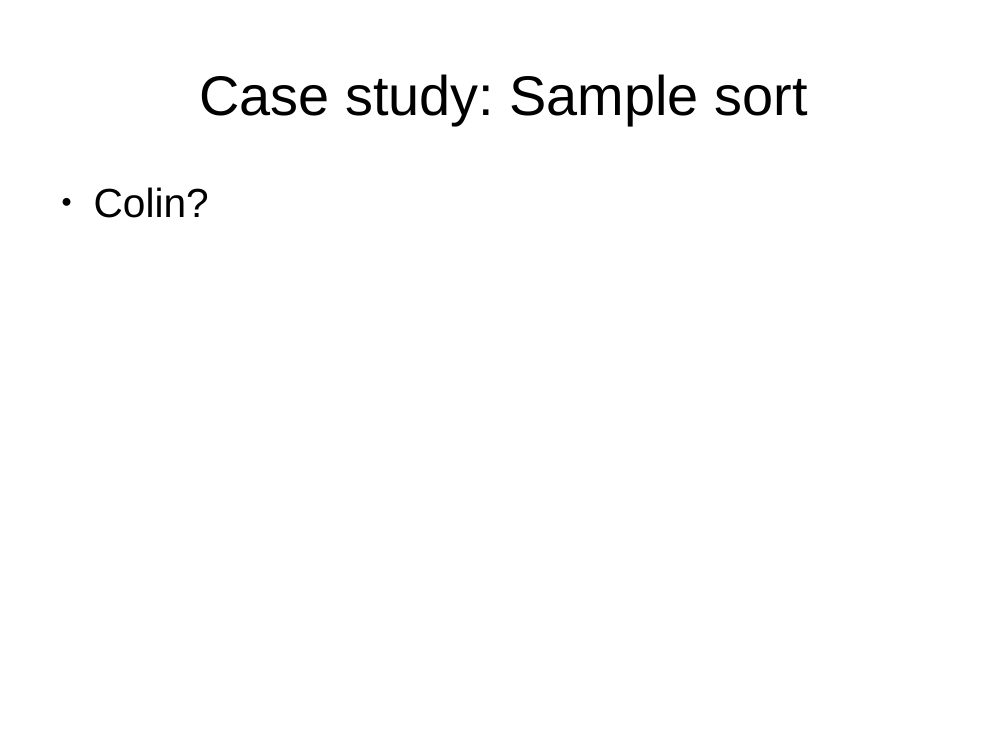
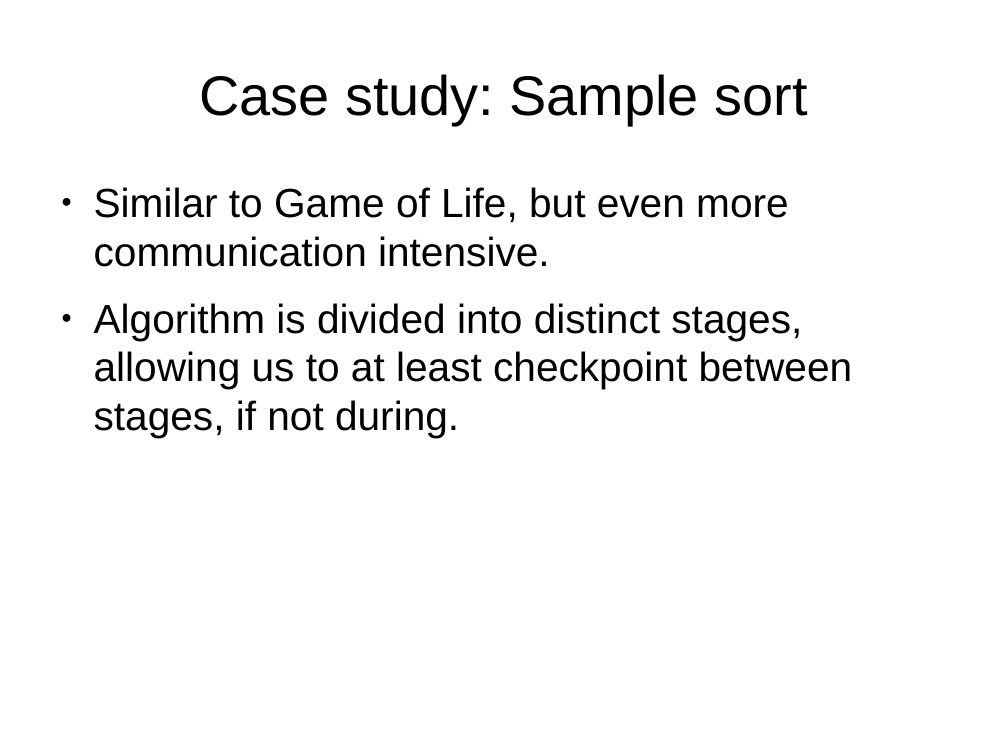
Before and after one commit to FractalDesigns/cowichan-1, a slide deck: slide 16 of miscellaneous/2010-12/slidesv2.odp (slide 14 before the commit). Drawn at 1008x756 pixels with LibreOffice and Linux fonts; fonts in the diff are those of the drawing; background and template pictures are left out. Boxes give left, top, right and bottom in pixels: in the first picture for what was removed or moved away, otherwise in the second. Text is boxed around its words. In the diff, an @@ line names an element or a change of style, - is before the commit and + after.

```diff
--- a/miscellaneous/2010-12/slidesv2.odp
+++ b/miscellaneous/2010-12/slidesv2.odp
@@ text at (94, 187, 853, 438): text changed @@
-● Colin?
+● Similar to Game of Life, but even more communication intensive.
+● Algorithm is divided into distinct stages, allowing us to at least checkpoint between stages, if not during.
```
Also in this commit, not shown: 1 other slide changed, 2 slides added.
